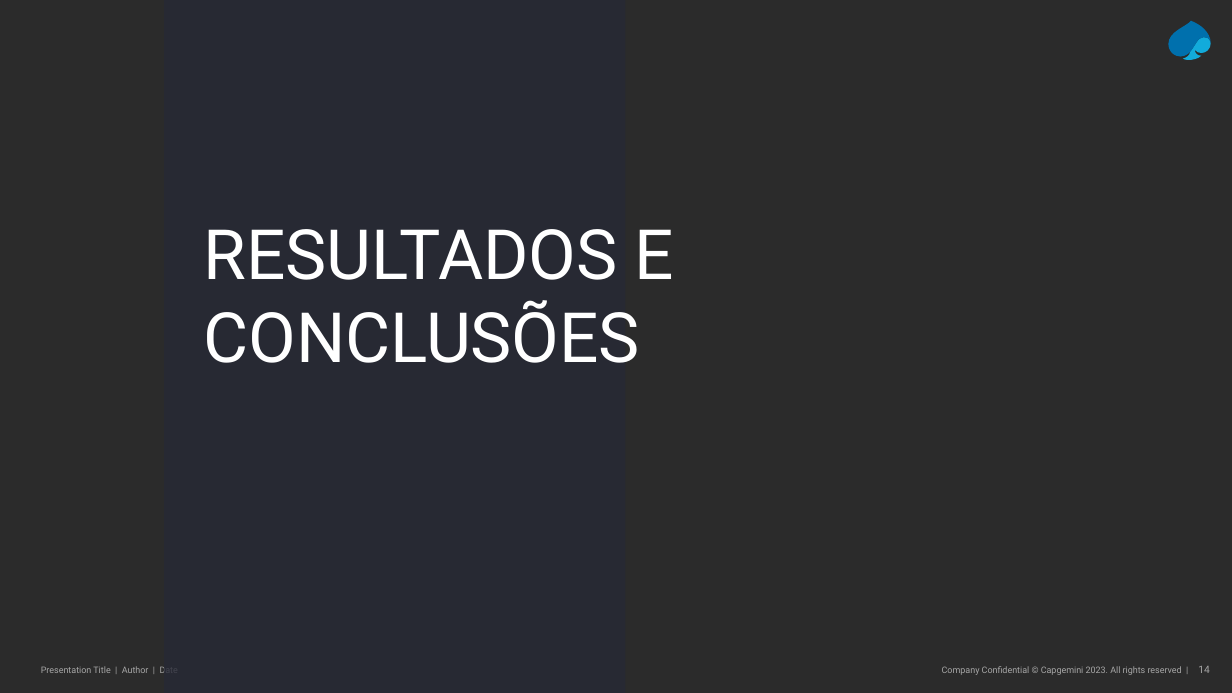
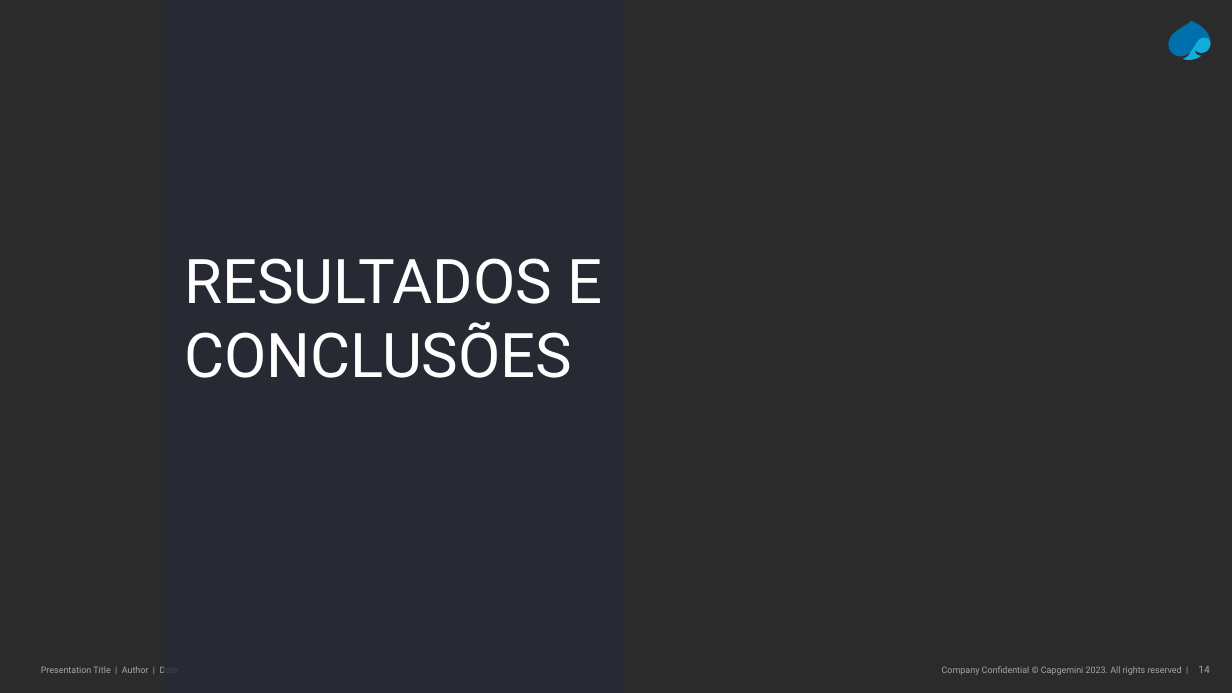
Before and after one commit to Pedro-MPC/1stproject, a slide deck: slide 14 of Apresentação e-commerce.pptx. Drawn at 1232x693 pixels with LibreOffice and Linux fonts; fonts in the diff are those of the drawing; background and template pictures are left out; a plain dark background stands for a picture behind light text. Boxes give left, top, right and bottom in pixels: in the first picture for what was removed or moved away, otherwise in the second. Text is boxed around its words. In the diff, an @@ line names an element or a change of style, - is before the commit and + after.

```diff
--- a/Apresentação e-commerce.pptx
+++ b/Apresentação e-commerce.pptx
@@ title "RESULTADOS E CONCLUSÕES" moved from (x1=204, y1=229, x2=673, y2=363) to (x1=184, y1=258, x2=602, y2=378) @@
@@ title "RESULTADOS E CONCLUSÕES" at (x1=184, y1=258, x2=602, y2=378): size 54 to 48 pt @@
```
Also in this commit, not shown: 6 other slides changed, 1 slide added, 15 slides removed.
